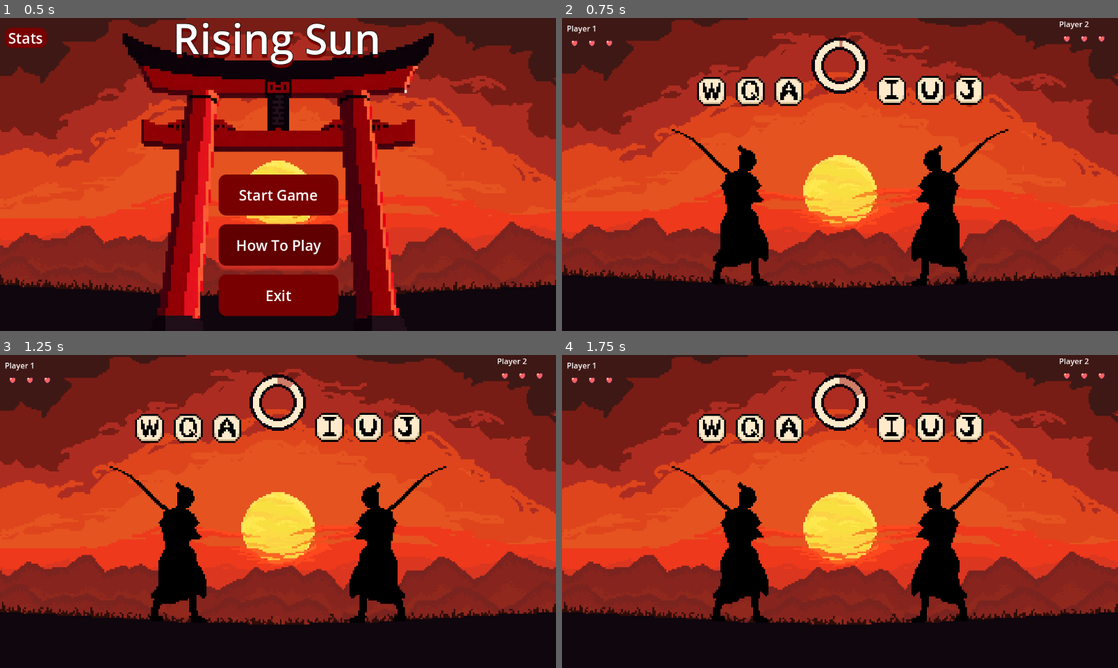
Above: before the commit, frames 1-4 (two rows, left to right).
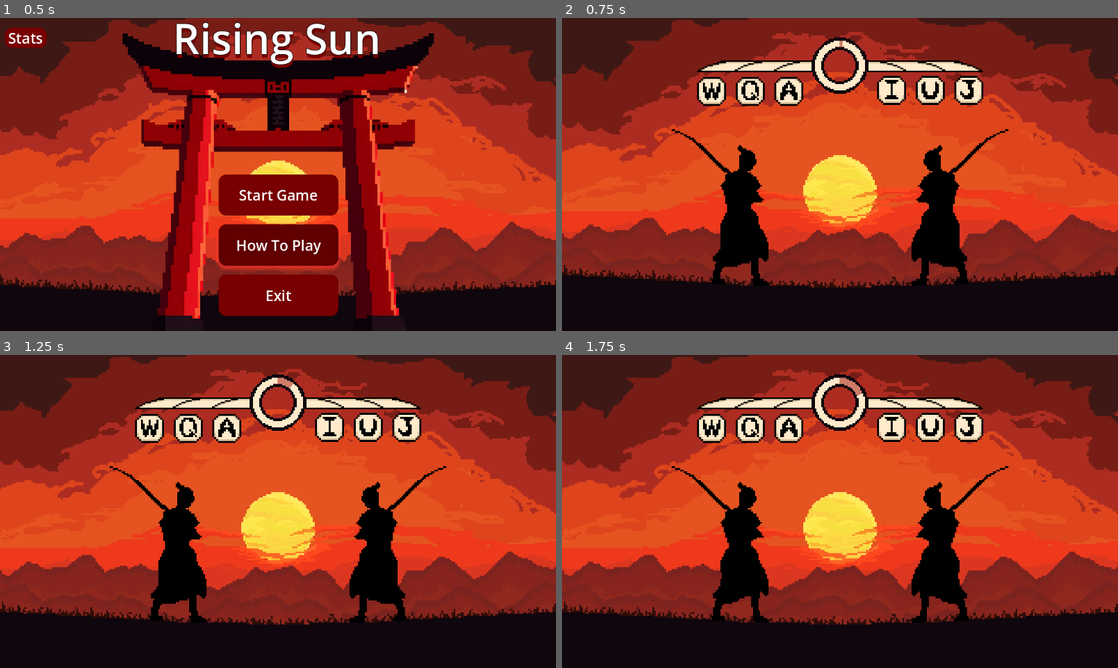
Above: after the commit, the same moments.

Repository: LukeKacprowski/Knight-Hacks-VIII-Project
Game: Godot game, scene res://Scenes/main.tscn
Same seed, same stepped clock (60 frames per second), same inputs: the game is played once before the commit and once after it.
Inputs:
- Up to frame 1 (0.5 s): no input
- Up to frame 2 (0.75 s): click "Start Game" at 0.5 s
- Up to frame 3 (1.25 s): no input
- Up to frame 4 (1.75 s): tap Enter at 1.25 s

Frame 1 is identical in both runs. In frame 2, 1.6% of the frame differs, in the area x 0-98%, y 1-18%; in frame 3, 1.6%; in frame 4, 1.6%.

Commit message:
Add animated health bar UI for both players
Replaces the old heart-based HUD with new TextureProgressBar-based health bars for Player 1 and Player 2, including new art assets and scene updates. Updates gameplay_controller and player_hud scripts to support the new health bar UI and its animation, and removes unused code for the old HUD. Also cleans up particle_manager by removing unused collision particle helpers.

Diff:
--- a/Scenes/gameplay.tscn
+++ b/Scenes/gameplay.tscn
@@ -13,6 +13,10 @@
 [ext_resource type="Texture2D" uid="uid://cjno2nnge1idt" path="res://Assets/ui/timerUI/TimerBorder.png" id="9_5h7oy"]
 [ext_resource type="Script" uid="uid://bittlp5o23wnb" path="res://Scripts/ui/timer.gd" id="10_5h7oy"]
 [ext_resource type="Script" uid="uid://usl6w0f3h1mh" path="res://Scripts/ui/player_hud.gd" id="12_rg35f"]
+[ext_resource type="Texture2D" uid="uid://drb0v0of86tns" path="res://Assets/ui/Player1HealthBarProgress.png" id="13_ra47u"]
+[ext_resource type="Texture2D" uid="uid://dbsklpq5imeak" path="res://Assets/ui/Player1HealthBarOver.png" id="14_r5xtw"]
+[ext_resource type="Texture2D" uid="uid://2e2cyve68wxj" path="res://Assets/ui/Player2HealthBarProgress.png" id="16_decfu"]
+[ext_resource type="Texture2D" uid="uid://w2aewcwpsg05" path="res://Assets/ui/Player2HealthBarOver.png" id="17_p1ih8"]
 
 [sub_resource type="AtlasTexture" id="AtlasTexture_ra47u"]
 atlas = ExtResource("3_jb71e")
@@ -635,21 +639,6 @@
 [node name="Player1HUD" type="Control" parent="UI"]
 layout_mode = 3
 anchors_preset = 0
-script = ExtResource("12_rg35f")
-
-[node name="VBoxContainer" type="VBoxContainer" parent="UI/Player1HUD"]
-layout_mode = 1
-offset_left = 10.0
-offset_top = 10.0
-offset_right = 20.0
-offset_bottom = 37.0
-metadata/_edit_use_anchors_ = true
-
-[node name="PlayerLabel" type="Label" parent="UI/Player1HUD/VBoxContainer"]
-layout_mode = 2
-
-[node name="LivesContainer" type="HBoxContainer" parent="UI/Player1HUD/VBoxContainer"]
-layout_mode = 2
 
 [node name="Letter Container" type="HBoxContainer" parent="UI/Player1HUD"]
 layout_direction = 2
@@ -669,20 +658,6 @@
 offset_top = 260.0
 offset_right = 295.0
 offset_bottom = 300.0
-script = ExtResource("12_rg35f")
-
-[node name="VBoxContainer" type="VBoxContainer" parent="UI/Player2HUD"]
-layout_mode = 0
-offset_left = 775.0
-offset_top = -259.0
-offset_right = 776.0
-offset_bottom = -232.0
-
-[node name="PlayerLabel" type="Label" parent="UI/Player2HUD/VBoxContainer"]
-layout_mode = 2
-
-[node name="LivesContainer" type="HBoxContainer" parent="UI/Player2HUD/VBoxContainer"]
-layout_mode = 2
 
 [node name="Letter Container" type="HBoxContainer" parent="UI/Player2HUD"]
 texture_filter = 1
@@ -703,6 +678,31 @@
 theme_override_constants/separation = 20
 metadata/_edit_lock_ = true
 
+[node name="Player1HUD2" type="TextureProgressBar" parent="UI"]
+offset_left = 232.0
+offset_top = 4.0
+offset_right = 360.0
+offset_bottom = 68.0
+scale = Vector2(3, 3)
+texture_under = ExtResource("13_ra47u")
+texture_over = ExtResource("14_r5xtw")
+texture_progress = ExtResource("13_ra47u")
+tint_under = Color(1, 1, 1, 0.24313726)
+script = ExtResource("12_rg35f")
+
+[node name="Player2HUD2" type="TextureProgressBar" parent="UI"]
+offset_left = 536.0
+offset_top = 4.0
+offset_right = 664.0
+offset_bottom = 68.0
+scale = Vector2(3, 3)
+fill_mode = 1
+texture_under = ExtResource("16_decfu")
+texture_over = ExtResource("17_p1ih8")
+texture_progress = ExtResource("16_decfu")
+tint_under = Color(1, 1, 1, 0.24313726)
+script = ExtResource("12_rg35f")
+
 [node name="Audio" type="Node" parent="."]
 
 [connection signal="animation_finished" from="GameplayAnimatedSprite" to="GameLogic/AnimationController" method="_on_gameplay_animated_sprite_animation_finished"]
--- a/Scripts/controllers/gameplay_controller.gd
+++ b/Scripts/controllers/gameplay_controller.gd
@@ -8,8 +8,8 @@
 @onready var timer = $UI/Timer
 @onready var p1_letter_container = $"UI/Player1HUD/Letter Container"
 @onready var p2_letter_container = $"UI/Player2HUD/Letter Container"
-@onready var p1_hud = $UI/Player1HUD
-@onready var p2_hud = $UI/Player2HUD
+@onready var p1_hud = $UI/Player1HUD2
+@onready var p2_hud = $UI/Player2HUD2
 @onready var cameras: Camera2D = $Camera2D
 
 # Optional: assign a PackedScene (e.g., HitBurst.tscn with a GPUParticles2D one_shot) in the Inspector.
@@ -30,9 +30,9 @@
 
 	# Set up player HUDs - they will automatically connect to player data
 	if p1_hud:
-		p1_hud.setup(0, "Player 1", 3)
+		p1_hud.setup(0, 3)  # Player 0, 3 lives
 	if p2_hud:
-		p2_hud.setup(1, "Player 2", 3)
+		p2_hud.setup(1, 3)  # Player 1, 3 lives
 
 	# Connect RoundController signals
 	round_controller.player_key_pressed.connect(_on_player_key_pressed)
@@ -119,6 +119,8 @@
 	InputManager.end_round()
 	StatsManager.add_round(0)
 
+	# Play win animation
+
 
 	player_data_manager.apply_damage(1)
 
@@ -129,7 +131,7 @@
 	StatsManager.add_round(1)
 
 	# Play win animation
-	#await animation_controller.play_player_win_sequence(1)
+
 
 	player_data_manager.apply_damage(0)
 
@@ -141,7 +143,7 @@
 		else:
 			print("P1 incorrect key")
 			letter_display_manager.play_letter_animation(0, false)
-			#cameras.trigger_shake(3.0)
+			cameras.trigger_shake()
 	else:
 		if correct:
 			print("P2 correct key")
@@ -149,24 +151,21 @@
 		else:
 			print("P2 incorrect key")
 			letter_display_manager.play_letter_animation(1, false)
-			#cameras.trigger_shake(3.0)
+			cameras.trigger_shake()
 
 func _on_player_damaged(player_id: int, lives_left: int):
 	print("Player ", player_id + 1, " damaged. Lives left: ", lives_left)
 	AudioManager.play_player_hit()
 
 	# The HUD automatically updates via PlayerData signal connections
-	# Wait for the heart loss animation to complete (approximately 0.6s)
-	await get_tree().create_timer(0.6).timeout
+	# Wait for the health bar animation to complete (approximately 0.4s)
+	await get_tree().create_timer(0.4).timeout
 
 	if lives_left > 0:
 		start_new_round(new_round_time)
 
 func _on_player_died(player_id: int):
 	print("Player ", player_id + 1, " died!")
-
-	# Play game over animation
-	#await animation_controller.play_game_over_animation(player_id)
 
 	var winner_id = 1 - player_id
 
@@ -187,7 +186,9 @@
 	emit_signal("game_over", winner_id)
 
 
-#Particles
+# =========================
+# Collision particle helpers
+# =========================
 
 func _spawn_collision_particles_from_players(intensity: float = 1.0) -> void:
 	var p1_pos := _get_player_position(0)
--- a/Scripts/managers/particle_manager.gd
+++ b/Scripts/managers/particle_manager.gd
@@ -10,84 +10,3 @@
 # Called every frame. 'delta' is the elapsed time since the previous frame.
 func _process(delta: float) -> void:
 	pass
-
-
-# =========================
-# Collision particle helpers
-# =========================
-
-func _spawn_collision_particles_from_players(intensity: float = 1.0) -> void:
-	var p1_pos := _get_player_position(0)
-	var p2_pos := _get_player_position(1)
-	var pos: Vector2 = (p1_pos + p2_pos) * 0.5
-	_spawn_burst_at(pos, intensity)
-
-func _get_player_position(player_id: int) -> Vector2:
-	# Prefer a method on PlayerDataManager if available
-	if player_data_manager and player_data_manager.has_method("get_player_position"):
-		return player_data_manager.get_player_position(player_id)
-	# Fallback: use camera center to avoid nulls
-	return cameras.global_position
-
-func _spawn_burst_at(pos: Vector2, intensity: float = 1.0) -> void:
-	var parent := get_tree().current_scene if get_tree().current_scene != null else self
-	var burst_root: Node2D
-
-	if hit_burst_scene:
-		burst_root = hit_burst_scene.instantiate() as Node2D
-	else:
-		# Build a compact, randomized one-shot GPUParticles2D at runtime
-		burst_root = Node2D.new()
-		var p := GPUParticles2D.new()
-		p.name = "Burst"
-		p.one_shot = true
-		p.emitting = false
-		p.amount = int(80 * max(0.2, intensity))
-		p.lifetime = 0.6
-		p.explosiveness = 1.0
-
-		var mat := ParticleProcessMaterial.new()
-		# Randomize emission center so it doesn't bias to one side
-		var theta := randf() * TAU                   # random angle 0..2π
-		mat.direction = Vector3(cos(theta), sin(theta), 0.0)
-		mat.spread = 180.0                           # half-circle around random direction; change to 360 for full ring look
-
-		# Smaller radius (lower velocities)
-		mat.initial_velocity_min = 60.0
-		mat.initial_velocity_max = 140.0
-		mat.gravity = Vector3(0, 0, 0)               # no downward bias
-		mat.scale_min = 0.6
-		mat.scale_max = 1.2
-
-		p.process_material = mat
-		burst_root.add_child(p)
-
-	burst_root.global_position = pos
-
-	# If using a PackedScene for particles, rotate the node randomly to avoid directional bias
-	if hit_burst_scene:
-		burst_root.rotation = randf() * TAU
-
-	parent.add_child(burst_root)
-
-	var particles := burst_root.get_node_or_null("Burst") as GPUParticles2D
-	if particles == null:
-		for c in burst_root.get_children():
-			if c is GPUParticles2D:
-				particles = c
-				break
-
-	if particles == null:
-		burst_root.queue_free()
-		return
-
-	# Keep amount sensible with intensity scaling
-	particles.amount = int(max(10, particles.amount * max(0.2, intensity)))
-	particles.emitting = true
-
-	# Auto-cleanup (prefer finished signal if available)
-	if particles.has_signal("finished"):
-		particles.connect("finished", Callable(burst_root, "queue_free"))
-	else:
-		await get_tree().create_timer(particles.lifetime + 0.2).timeout
-		burst_root.queue_free()
--- a/Scripts/ui/player_hud.gd
+++ b/Scripts/ui/player_hud.gd
@@ -1,31 +1,28 @@
-extends Control
-
-@onready var player_label = $VBoxContainer/PlayerLabel
-@onready var lives_container = $VBoxContainer/LivesContainer
-@onready var letter_container = $"Letter Container"
+extends TextureProgressBar
 
 var player_id: int = 0
 var max_lives: int = 3
 var player_data: PlayerData = null
 
-# Load heart texture
-var heart_texture = preload("res://Assets/ui/main_menu/pixellab-red-heart--1761426065293.png")
-
 func _ready() -> void:
 	pass
 
-func setup(id: int, player_name: String, starting_lives: int = 3):
+func setup(id: int, starting_lives: int = 3):
 	player_id = id
 	max_lives = starting_lives
 
-	if player_label:
-		player_label.text = player_name
+	# Setup health bar values
+	max_value = max_lives
+	value = starting_lives
+
+	# Set fill mode based on player (left or right)
+	if player_id == 1:
+		fill_mode = FILL_LEFT_TO_RIGHT  # Player 1 bar fills left to right
+	else:
+		fill_mode = FILL_RIGHT_TO_LEFT  # Player 2 bar fills right to left
 
 	# Connect to player data
 	connect_to_player_data()
-
-	# Initial display
-	update_lives_display(starting_lives)
 
 func connect_to_player_data():
 	# Find the player data node
@@ -52,82 +49,23 @@
 	if not player_data.player_died.is_connected(_on_player_died):
 		player_data.player_died.connect(_on_player_died)
 
-	print("PlayerHUD ", player_id, " connected to player data")
+	print("HealthBar ", player_id, " connected to player data")
 
 func _on_lives_changed(new_lives: int):
-	print("PlayerHUD ", player_id, " received lives changed: ", new_lives)
-	lose_life_animation(new_lives)
+	print("HealthBar ", player_id, " received lives changed: ", new_lives)
+	update_health_bar(new_lives)
 
 func _on_player_died():
-	print("PlayerHUD ", player_id, " received player died signal")
-	# Could add special death animation here
-	update_lives_display(0)
+	print("HealthBar ", player_id, " received player died signal")
+	update_health_bar(0)
 
-func update_lives_display(current_lives: int):
-	if not lives_container:
-		return
+func update_health_bar(current_lives: int):
+	# Animate the health bar change
+	var tween = create_tween()
+	tween.set_trans(Tween.TRANS_CUBIC)
+	tween.set_ease(Tween.EASE_OUT)
+	tween.tween_property(self, "value", current_lives, 0.3)
 
-	# Clear existing life indicators
-	for child in lives_container.get_children():
-		child.queue_free()
-
-	# Create life indicators using heart sprites
-	for i in range(max_lives):
-		var heart = TextureRect.new()
-		heart.texture = heart_texture
-		heart.texture_filter = CanvasItem.TEXTURE_FILTER_NEAREST  # Pixel-perfect rendering
-		heart.expand_mode = TextureRect.EXPAND_FIT_WIDTH_PROPORTIONAL
-		heart.custom_minimum_size = Vector2(32, 32)  # Adjust size as needed
-		heart.stretch_mode = TextureRect.STRETCH_KEEP_ASPECT_CENTERED
-
-		if i < current_lives:
-			# Full heart - full opacity
-			heart.modulate = Color(1, 1, 1, 1)
-		else:
-			# Lost heart - dark/transparent
-			heart.modulate = Color(0.3, 0.3, 0.3, 0.5)
-
-		lives_container.add_child(heart)
-
-func lose_life_animation(remaining_lives: int):
-	# Wait one frame to ensure hearts are spawned
-	await get_tree().process_frame
-
-	# Animate the life loss
-	if lives_container and lives_container.get_child_count() > remaining_lives:
-		var lost_heart = lives_container.get_child(remaining_lives)
-
-		if not lost_heart:
-			update_lives_display(remaining_lives)
-			return
-
-		# Flash and fade the lost heart
-		var tween = create_tween()
-		tween.set_parallel(true)
-
-		# Flash red briefly
-		tween.tween_property(lost_heart, "modulate", Color(1, 0, 0, 1), 0.1)
-		tween.tween_property(lost_heart, "scale", Vector2(1.5, 1.5), 0.15)
-
-		await tween.finished
-
-		# Fade to dark
-		var tween2 = create_tween()
-		tween2.set_parallel(true)
-		tween2.tween_property(lost_heart, "modulate", Color(0.3, 0.3, 0.3, 0.5), 0.3)
-		tween2.tween_property(lost_heart, "scale", Vector2.ONE, 0.15)
-
-		await tween2.finished
-	else:
-		# Fallback if animation fails
-		update_lives_display(remaining_lives)
-
-func flash_hud():
-	# Flash the entire HUD to show activity
-	var original_modulate = modulate
-	var tween = create_tween()
-	tween.tween_property(self, "modulate", Color(1.5, 1.5, 1.5), 0.1)
-	tween.tween_property(self, "modulate", original_modulate, 0.1)
 
 func get_current_lives() -> int:
 	if player_data:
Binary file added: Assets/ui/Player1HealthBar.aseprite
Binary file added: Assets/ui/Player1HealthBarOver.aseprite
Binary file added: Assets/ui/Player1HealthBarOver.png
Not shown, added: Assets/ui/Player1HealthBarOver.png.import
Binary file added: Assets/ui/Player1HealthBarProgress.png
Not shown, added: Assets/ui/Player1HealthBarProgress.png.import
Binary file added: Assets/ui/Player2HealthBarOver.aseprite
Binary file added: Assets/ui/Player2HealthBarOver.png
Not shown, added: Assets/ui/Player2HealthBarOver.png.import
Binary file added: Assets/ui/Player2HealthBarProgress.aseprite
Binary file added: Assets/ui/Player2HealthBarProgress.png
Not shown, added: Assets/ui/Player2HealthBarProgress.png.import
(and 1 more such lines)
